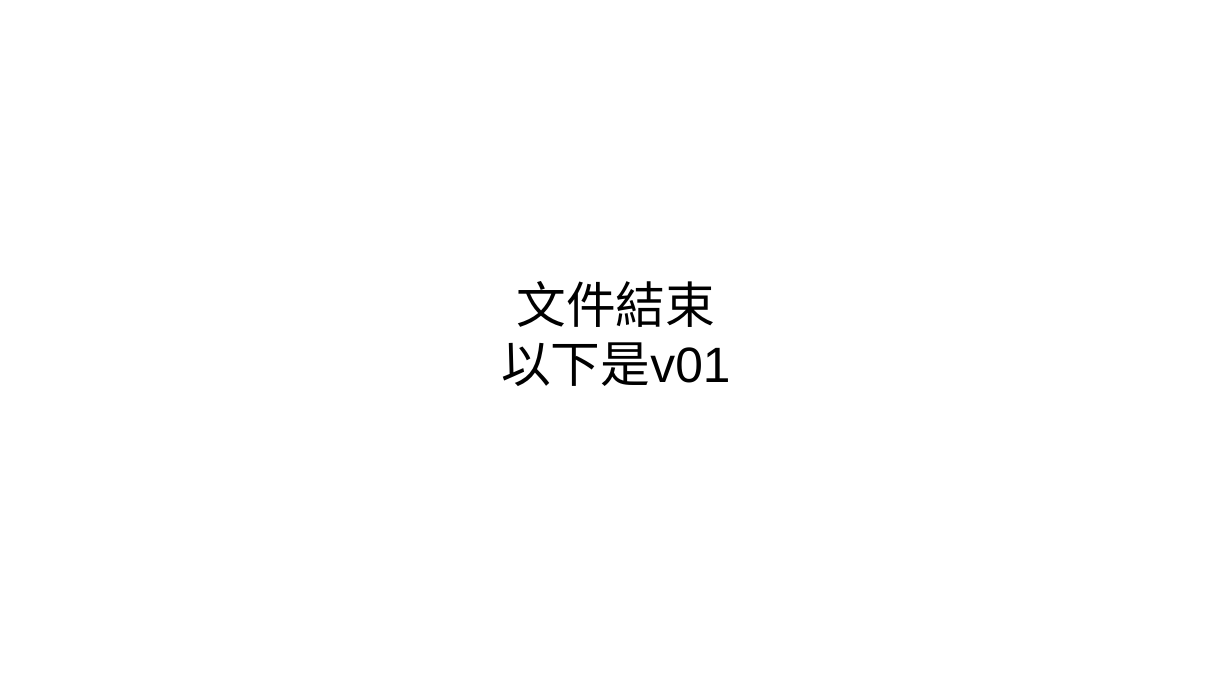
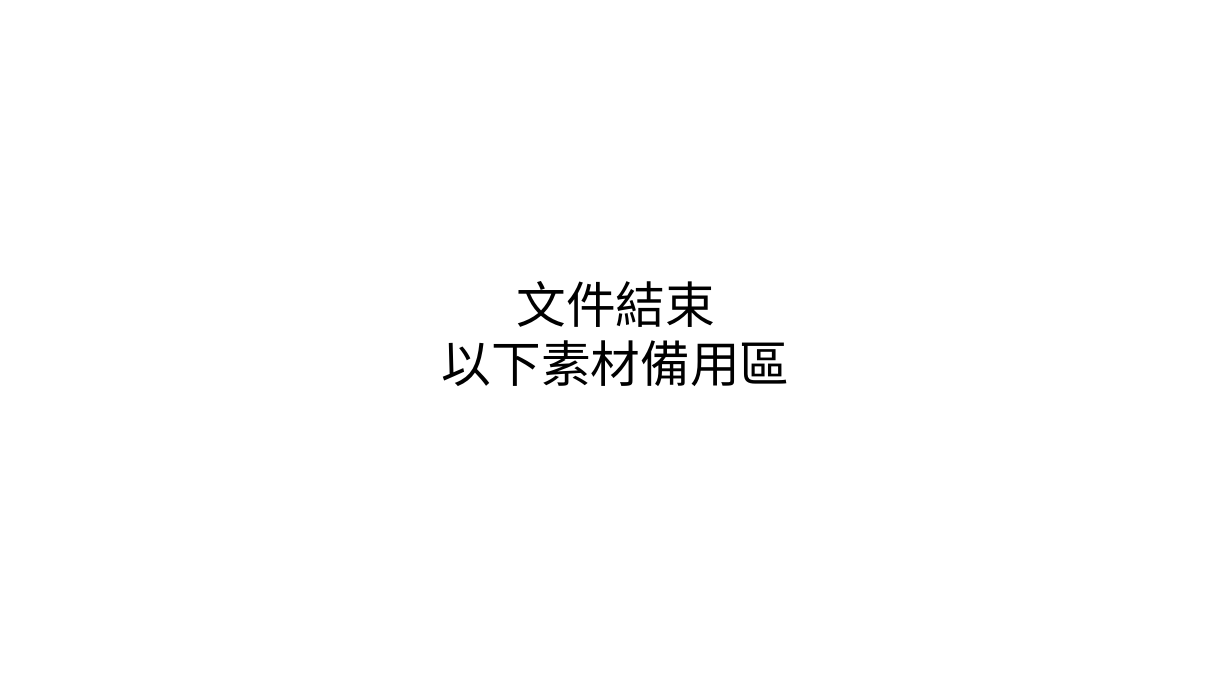
Before and after one commit to tomjpsun/obsidianVaults, a slide deck: slide 5 of DM9051A OTP 燒錄專案/8051A OTP GUI.odp. Drawn at 1232x693 pixels with LibreOffice and Linux fonts; fonts in the diff are those of the drawing. Boxes give left, top, right and bottom in pixels: in the first picture for what was removed or moved away, otherwise in the second. Text is boxed around its words. In the diff, an @@ line names an element or a change of style, - is before the commit and + after.

```diff
--- a/DM9051A OTP 燒錄專案/8051A OTP GUI.odp
+++ b/DM9051A OTP 燒錄專案/8051A OTP GUI.odp
@@ subtitle at box(442, 340, 790, 386): text changed @@
-以下是v01
+以下素材備用區
```
Also in this commit, not shown: 1 slide removed, 1 other file.
